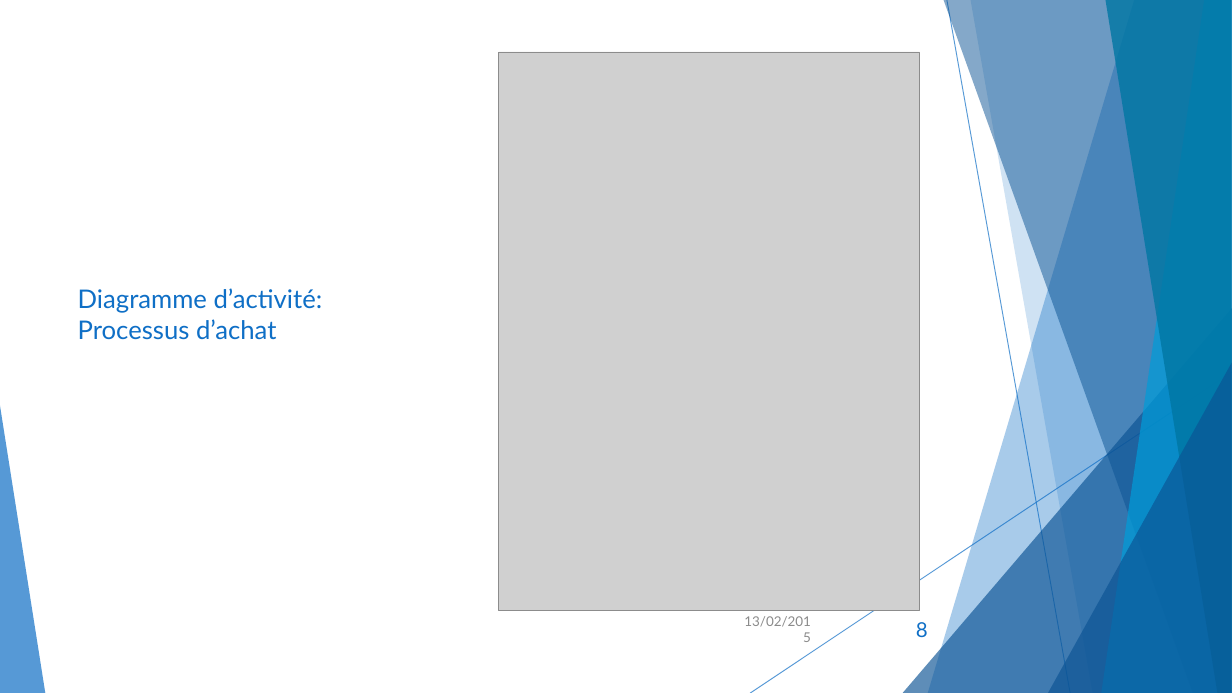
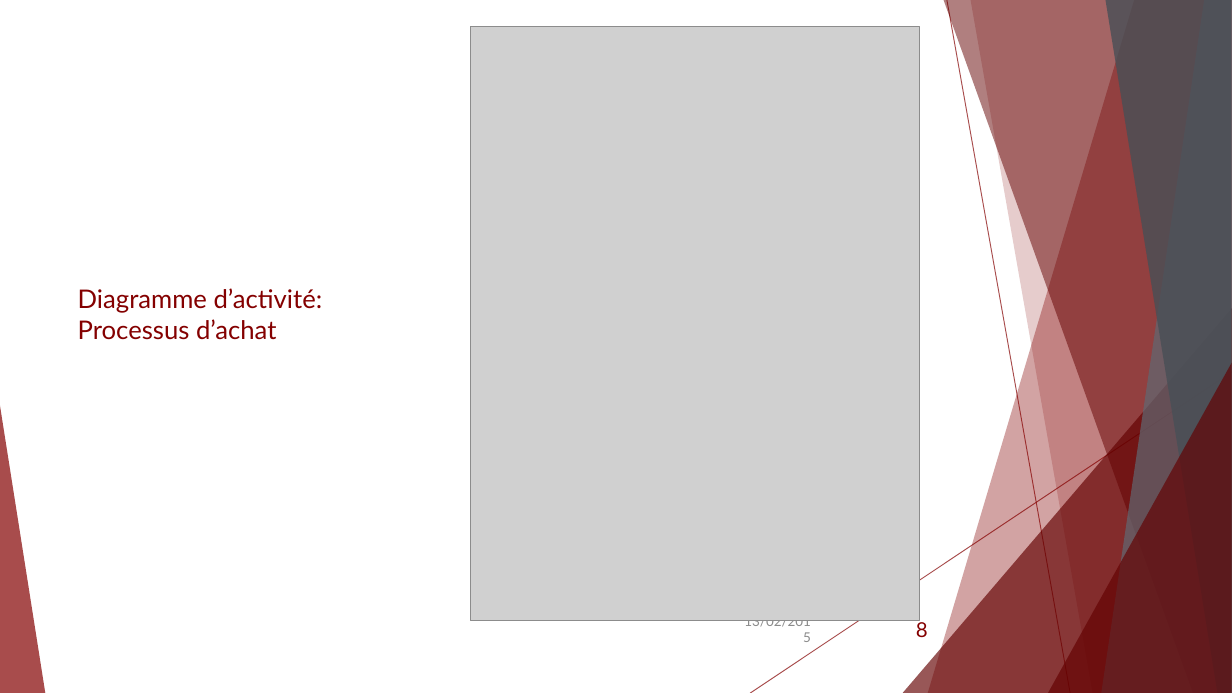
Before and after one commit to Tamaube/Projet-S4, a slide deck: slide 8 of Présentation.pptx. Drawn at 1232x693 pixels with LibreOffice and Linux fonts; fonts in the diff are those of the drawing; grey boxes stand for pictures. Boxes give left, top, right and bottom in pixels: in the first picture for what was removed or moved away, otherwise in the second. Text is boxed around its words. In the diff, an @@ line names an element or a change of style, - is before the commit and + after.

```diff
--- a/Présentation.pptx
+++ b/Présentation.pptx
@@ picture: place and size @@
-picture at [499,52,920,611]
+picture at [470,26,920,620]
@@ freeform shape at [928,0,1232,693]: fill #0F6FC6 at 36% opacity to #840000 at 36% opacity @@
@@ freeform shape at [944,0,1232,693]: fill #0B5394 at 50% opacity to #630000 at 50% opacity @@
@@ line (947, 0) - (1070, 693): stroke #0F6FC6 0.75 pt to #840000 0.75 pt @@
@@ freeform shape at [970,0,1232,693]: fill #0F6FC6 at 20% opacity to #840000 at 20% opacity @@
@@ freeform shape at [1102,0,1232,693]: fill #009DD9 at 70% opacity to #606973 at 70% opacity @@
@@ freeform shape at [1105,0,1232,693]: fill #0076A3 at 80% opacity to #484F56 at 80% opacity @@
@@ title "Diagramme d’activité: Processus d’achat" at [78,288,323,340]: text colour #0F6FC6 to #840000 @@
@@ triangle at [903,308,1232,693]: fill #0B5394 at 66% opacity to #630000 at 66% opacity @@
@@ line (1232, 372) - (750, 693): stroke #0F6FC6 0.75 pt to #840000 0.75 pt @@
@@ triangle at [1048,363,1232,693]: fill #0B5394 at 66% opacity to #630000 at 66% opacity @@
@@ triangle at [0,406,45,693]: fill #0F6FC6 at 70% opacity to #840000 at 70% opacity @@
@@ page number at [916,619,928,637]: text colour #0F6FC6 to #840000 @@
```
Also in this commit, not shown: 16 other slides changed, 15 other files.
